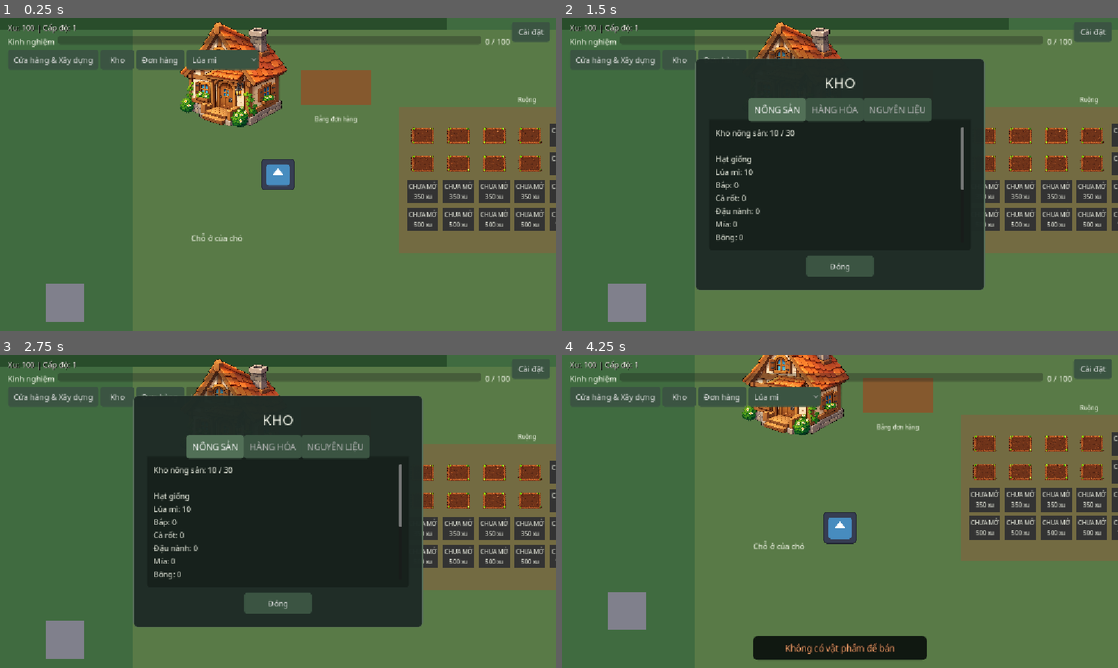
Above: before the commit, frames 1-4 (two rows, left to right).
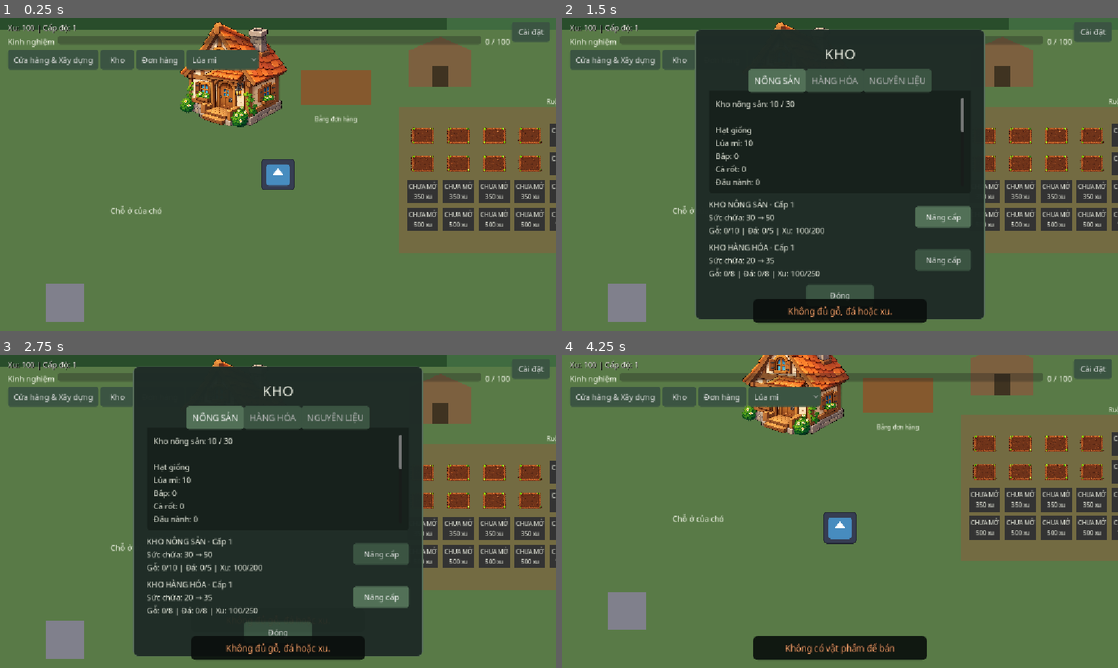
Above: after the commit, the same moments.

Repository: Vanthang19130201/game-nong
Game: Godot game, scene res://main.tscn
The game is run twice, just before and just after one commit, with the same random seed, the same clock (stepped at 60 frames per second) and the same inputs. The engine's default icon, where the game draws it, is replaced by a stand-in: a white triangle on a blue panel in a dark square.
Inputs (mouse positions are in pixels of both pictures, inside the frame that each line leads up to):
- Up to frame 1 (0.25 s): no input
- Up to frame 2 (1.5 s): click "Kho" at 0.5 s; click (945, 218) at 1.25 s, where only the run after the commit has a clickable "Nâng cấp"
- Up to frame 3 (2.75 s): click (383, 596) at 2 s, where only the run after the commit has a clickable "Nâng cấp"
- Up to frame 4 (4.25 s): tap Enter at 2.75 s; move the mouse to (962, 495) at 2.77 s; hold D (move_right) 2.78-3.53 s; hold E (interact) 2.78-3.53 s; click (962, 495) at 2.92 s; tap P (toggle_shop_build) at 3.02, 3.77 s; move the mouse to (728, 527) at 3.52 s; hold S (move_down) from 3.53 s (still down); tap E (interact) at 3.6 s; click (728, 527) at 3.67 s

The runs differ from the first frame. In frame 1, 22% of the frame differs, in the area x 0-100%, y 3-100%; in frame 2, 41%; in frame 3, 41%; in frame 4, 22%.

Commit message:
new status

Diff:
--- a/crop_data.gd
+++ b/crop_data.gd
@@ -5,28 +5,39 @@
 # All crop rules live here. Sell prices must exceed seed prices.
 const CROPS: Dictionary = {
 	"WHEAT": {
+		"category": "food_crop",
 		"name": "Wheat", "unlock_level": 1, "grow_time": 60.0, "starting_seeds": 10,
 		"seed_buy_price": 5, "sell_price": 10, "harvest_exp": 10
 	},
 	"CORN": {
+		"category": "food_crop",
 		"name": "Corn", "unlock_level": 2, "grow_time": 120.0,
 		"seed_buy_price": 10, "sell_price": 22, "harvest_exp": 20
 	},
 	"CARROT": {
+		"category": "food_crop",
 		"name": "Carrot", "unlock_level": 3, "grow_time": 240.0,
 		"seed_buy_price": 15, "sell_price": 35, "harvest_exp": 30
 	},
 	"SOYBEAN": {
+		"category": "animal_feed_crop",
 		"name": "Soybean", "unlock_level": 6, "grow_time": 360.0,
 		"seed_buy_price": 20, "sell_price": 48, "harvest_exp": 40
 	},
 	"SUGARCANE": {
+		"category": "food_crop",
 		"name": "Sugarcane", "unlock_level": 8, "grow_time": 600.0,
 		"seed_buy_price": 25, "sell_price": 65, "harvest_exp": 50
 	},
 	"COTTON": {
+		"category": "industrial_crop",
 		"name": "Cotton", "unlock_level": 12, "grow_time": 900.0,
 		"seed_buy_price": 35, "sell_price": 90, "harvest_exp": 60
+	},
+	"FLAX": {
+		"id": "flax", "category": "industrial_crop",
+		"name": "Flax", "unlock_level": 18, "grow_time": 2700.0,
+		"seed_buy_price": 50, "sell_price": 140, "harvest_exp": 80
 	}
 }
 
--- a/farm_data.gd
+++ b/farm_data.gd
@@ -21,7 +21,7 @@
 	if not (value is Vector2) or not value.is_finite():
 		return false
 	# Keep the full placeholder inside the accessible mainland and out of fields.
-	return Rect2(120, 100, 1560, 1380).has_point(value) and not Rect2(950, 360, 820, 540).has_point(value)
+	return Rect2(120, 100, 1560, 2180).has_point(value) and not Rect2(950, 360, 820, 540).has_point(value)
 const PRICE_TIERS: Array[Dictionary] = [
 	{"last": 8, "price": 0}, {"last": 12, "price": 100},
 	{"last": 16, "price": 200}, {"last": 20, "price": 350},
--- a/hud.gd
+++ b/hud.gd
@@ -478,6 +478,12 @@
 	return reset_confirmation.visible or plot_purchase.visible or tools_unlock_popup.visible
 
 
+func open_warehouse(warehouse: Node) -> void:
+	if not is_instance_valid(warehouse) or blocks_world_input() or not warehouse.can_interact():
+		return
+	_toggle_storage()
+
+
 func _toggle_storage() -> void:
 	if _native_dialog_open():
 		return
--- a/inventory.gd
+++ b/inventory.gd
@@ -41,6 +41,8 @@
 var sugarcane: int = 0
 var cotton_seed: int = 0
 var cotton: int = 0
+var flax_seed: int = 0
+var flax: int = 0
 var coins: int = 100
 var player_exp: int = 0
 var player_level: int = 1
--- a/localization.gd
+++ b/localization.gd
@@ -5,6 +5,8 @@
 	"en": preload("res://localization/en.gd")
 }
 const NAME_KEYS: Dictionary = {
+	"flax": "ITEM_FLAX",
+	"flax seed": "ITEM_FLAX_SEED",
 	"soybean": "ITEM_SOYBEAN",
 	"sugarcane": "ITEM_SUGARCANE",
 	"cotton": "ITEM_COTTON",
--- a/localization/vi.gd
+++ b/localization/vi.gd
@@ -1,6 +1,13 @@
 extends RefCounted
 
 const MESSAGES: Dictionary = {
+    "WAREHOUSE_PROMPT": "[E] Mở Kho",
+    "WAREHOUSE_SILO": "KHO NÔNG SẢN",
+    "WAREHOUSE_BARN": "KHO HÀNG HÓA",
+    "WAREHOUSE_UPGRADE_INFO": "%s · Cấp %d\nSức chứa: %d → %d",
+    "WAREHOUSE_UPGRADE_COST": "Gỗ: %d/%d | Đá: %d/%d | Xu: %d/%d",
+    "ITEM_FLAX": "Cây lanh",
+    "ITEM_FLAX_SEED": "Hạt giống cây lanh",
     "ITEM_SOYBEAN": "Đậu nành",
     "ITEM_SUGARCANE": "Mía",
     "ITEM_COTTON": "Bông",
--- a/main.tscn
+++ b/main.tscn
@@ -19,6 +19,7 @@
 [ext_resource type="Script" uid="uid://dwi3al7wwxxvc" path="res://character_visual.gd" id="92_anim"]
 [ext_resource type="SpriteFrames" path="res://assets/characters/directional_frames.tres" id="93_frames"]
 [ext_resource type="Script" uid="uid://bftdjeeaw3cnf" path="res://building_visual.gd" id="94_building"]
+[ext_resource type="PackedScene" path="res://warehouse.tscn" id="95_warehouse"]
 
 [sub_resource type="RectangleShape2D" id="HouseInteractionShape"]
 size = Vector2(260, 220)
@@ -30,7 +31,7 @@
 size = Vector2(140, 790)
 
 [sub_resource type="RectangleShape2D" id="RiverLowerShape"]
-size = Vector2(140, 690)
+size = Vector2(140, 1490)
 
 [node name="Main" type="Node2D" unique_id=1741138209]
 script = ExtResource("5_farm")
@@ -38,7 +39,7 @@
 [node name="Ground" type="ColorRect" parent="." unique_id=2031795690]
 z_index = -10
 offset_right = 2400.0
-offset_bottom = 1600.0
+offset_bottom = 2400.0
 mouse_filter = 2
 color = Color(0.25, 0.42, 0.25, 1)
 
@@ -50,10 +51,10 @@
 
 [node name="FarmYard" type="ColorRect" parent="." unique_id=209976864]
 z_index = -9
-offset_left = 500.0
+offset_left = 120.0
 offset_top = 300.0
 offset_right = 1740.0
-offset_bottom = 1150.0
+offset_bottom = 1872.0
 mouse_filter = 2
 color = Color(0.35, 0.48, 0.28, 1)
 
@@ -110,10 +111,10 @@
 position = Vector2(920, 420)
 
 [node name="FieldLabel" type="Label" parent="." unique_id=997779398]
-offset_left = 1297.0
-offset_top = 437.0
-offset_right = 1380.0
-offset_bottom = 454.0
+offset_left = 1357.0
+offset_top = 441.0
+offset_right = 1440.0
+offset_bottom = 458.0
 theme_override_font_sizes/font_size = 12
 text = "WORLD_FIELDS"
 
@@ -154,9 +155,10 @@
 position = Vector2(650, 760)
 
 [node name="HomeLabel" type="Label" parent="DogHomePoint" unique_id=287868724]
-offset_left = -30.0
-offset_top = -40.0
-offset_right = 70.0
+offset_left = -197.0
+offset_top = -97.0
+offset_right = -48.0
+offset_bottom = -57.0
 text = "WORLD_DOG_HOME"
 
 [node name="HUD" parent="." unique_id=786439489 instance=ExtResource("4_hud")]
@@ -170,7 +172,7 @@
 limit_left = 0
 limit_top = 0
 limit_right = 2400
-limit_bottom = 1600
+limit_bottom = 2400
 position_smoothing_enabled = true
 
 [node name="Icon" type="Sprite2D" parent="Player" unique_id=1308617484]
@@ -289,7 +291,7 @@
 
 [node name="Placeholder" type="ColorRect" parent="River" unique_id=1528152808]
 offset_right = 140.0
-offset_bottom = 1600.0
+offset_bottom = 2400.0
 mouse_filter = 2
 color = Color(0.12, 0.4, 0.6, 1)
 
@@ -318,7 +320,7 @@
 z_index = -9
 offset_left = 1940.0
 offset_right = 2400.0
-offset_bottom = 1600.0
+offset_bottom = 2400.0
 mouse_filter = 2
 color = Color(0.28, 0.48, 0.4, 1)
 
@@ -346,7 +348,7 @@
 shape = SubResource("RiverUpperShape")
 
 [node name="Lower" type="CollisionShape2D" parent="RiverWalls" unique_id=624944936]
-position = Vector2(1870, 1255)
+position = Vector2(1870, 1655)
 shape = SubResource("RiverLowerShape")
 
 [node name="Bridge" parent="." unique_id=1371928677 instance=ExtResource("11_bridge")]
@@ -357,3 +359,7 @@
 
 [node name="FishMarket" parent="." unique_id=1259020075 instance=ExtResource("15_market")]
 position = Vector2(2190, 980)
+
+[node name="Warehouse" parent="." unique_id=1215524133 instance=ExtResource("95_warehouse")]
+position = Vector2(1136, 375)
+scale = Vector2(0.8, 0.8)
--- a/player.gd
+++ b/player.gd
@@ -3,7 +3,7 @@
 var active_resource: Node = null
 
 @export var speed: float = 200.0
-@export var farm_bounds: Rect2 = Rect2(50, 50, 2300, 1500)
+@export var farm_bounds: Rect2 = Rect2(50, 50, 2300, 2300)
 @onready var hud: Node = get_tree().get_first_node_in_group("farm_hud")
 
 
--- a/storage_panel.gd
+++ b/storage_panel.gd
@@ -1,8 +1,10 @@
 extends PanelContainer
 
 @onready var tabs: TabContainer = $Margin/Content/Tabs
+var upgrade_rows: Dictionary = {}
 
 func _ready() -> void:
+	_create_upgrade_rows()
 	Inventory.inventory_changed.connect(refresh)
 	$Margin/Content/CloseButton.pressed.connect(hide)
 	get_viewport().size_changed.connect(_fit_viewport)
@@ -12,7 +14,7 @@
 
 
 func _fit_viewport() -> void:
-	size = Vector2(600, 480).min(get_viewport_rect().size - Vector2(24, 32))
+	size = Vector2(600, 600).min(get_viewport_rect().size - Vector2(24, 32))
 	position = (get_viewport_rect().size - size) / 2.0
 
 
@@ -34,6 +36,52 @@
 		goods += "\n" + _item_line(item)
 	$Margin/Content/Tabs/Goods/Items.text = goods
 	$Margin/Content/Tabs/Materials/Items.text = _item_line("wood") + "\n" + _item_line("stone")
+	_refresh_upgrades()
+
+
+func _create_upgrade_rows() -> void:
+	var upgrades := VBoxContainer.new()
+	upgrades.name = "StorageUpgrades"
+	upgrades.add_theme_constant_override("separation", 12)
+	var content: VBoxContainer = $Margin/Content
+	content.add_child(upgrades)
+	content.move_child(upgrades, $Margin/Content/CloseButton.get_index())
+	for storage in ["silo", "barn"]:
+		var row := HBoxContainer.new()
+		row.add_theme_constant_override("separation", 12)
+		var label := Label.new()
+		label.custom_minimum_size.x = 140
+		label.size_flags_horizontal = Control.SIZE_EXPAND_FILL
+		label.autowrap_mode = TextServer.AUTOWRAP_WORD_SMART
+		row.add_child(label)
+		var button := Button.new()
+		button.text = tr("UI_UPGRADE")
+		button.focus_mode = Control.FOCUS_NONE
+		button.custom_minimum_size = Vector2(116, 44)
+		button.size_flags_vertical = Control.SIZE_SHRINK_CENTER
+		button.pressed.connect(_upgrade.bind(storage))
+		row.add_child(button)
+		upgrades.add_child(row)
+		upgrade_rows[storage] = {"label": label, "button": button}
+
+
+func _refresh_upgrades() -> void:
+	for storage in upgrade_rows:
+		var cost: Dictionary = Inventory.next_upgrade(storage)
+		var level: int = Inventory.get(storage + "_level")
+		var capacity: int = Inventory.get(storage + "_capacity")
+		var title: String = tr("WAREHOUSE_SILO") if storage == "silo" else tr("WAREHOUSE_BARN")
+		var label: Label = upgrade_rows[storage]["label"]
+		label.text = tr("WAREHOUSE_UPGRADE_INFO") % [title, level, capacity, maxi(capacity, cost.get("capacity", capacity))]
+		upgrade_rows[storage]["button"].disabled = cost.is_empty()
+		if cost.is_empty():
+			label.text += "\n" + tr("UI_MAX_LEVEL")
+		else:
+			label.text += "\n" + tr("WAREHOUSE_UPGRADE_COST") % [Inventory.wood, cost["wood"], Inventory.stone, cost["stone"], Inventory.coins, cost["coins"]]
+
+
+func _upgrade(storage: String) -> void:
+	Inventory.upgrade_structure(storage)
 
 
 func _item_line(item: String, display_name: String = "") -> String:
--- a/tests/crop_expansion_test.gd
+++ b/tests/crop_expansion_test.gd
@@ -3,7 +3,7 @@
 var inv: Node
 var manager: Node
 var farm: Node
-const NEW_CROPS: Array = ["SOYBEAN", "SUGARCANE", "COTTON"]
+const NEW_CROPS: Array = ["SOYBEAN", "SUGARCANE", "COTTON", "FLAX"]
 
 func _initialize() -> void:
 	call_deferred("run_checks")
@@ -32,17 +32,21 @@
 	match stage:
 		"crop_core":
 			check(manager.reset_game(), "reset fixture")
-			var times: Array = [60,120,240,360,600,900]
-			for i in range(6):
+			var times: Array = [60,120,240,360,600,900,2700]
+			var categories: Array = ["food_crop", "food_crop", "food_crop", "animal_feed_crop", "food_crop", "industrial_crop", "industrial_crop"]
+			for i in range(7):
 				check(inv.CropData.grow_seconds(inv.CropData.CROPS.keys()[i]) == times[i], "production crop times")
-			check(farm.get_node("HUD").crop_selector.item_count == 6 and inv.SILO_ITEMS.size() == 12, "six crop UI and storage")
+				check(inv.CropData.CROPS.values()[i]["category"] == categories[i], "crop categories")
+			check(farm.get_node("HUD").crop_selector.item_count == 7 and inv.SILO_ITEMS.size() == 14, "seven crop UI and storage")
+			check(inv.CropData.CROPS["FLAX"]["id"] == "flax" and tr("ITEM_FLAX") == "Cây lanh", "Flax ID and Vietnamese name")
+			check(inv.flax_seed == 0 and inv.flax == 0, "default Flax inventory")
 			inv.coins = 10000
 			inv.tools_unlock_notified = true
-			var levels: Array = [6,8,12]
-			var buys: Array = [20,25,35]
-			var sells: Array = [48,65,90]
+			var levels: Array = [6,8,12,18]
+			var buys: Array = [20,25,35,50]
+			var sells: Array = [48,65,90,140]
 			inv.CropData.crop_time_scale = 0.1
-			for i in range(3):
+			for i in range(4):
 				var crop: String = NEW_CROPS[i]
 				var item: String = crop.to_lower()
 				inv.player_level = levels[i]-1
@@ -67,6 +71,7 @@
 				plot.harvest()
 				plot.harvest()
 				check(inv.get(item) == 1, "harvest once")
+				check(hud.storage_panel.get_node("Margin/Content/Tabs/Produce/Items").text.contains(root.get_node("Localization").display_name(crop) + ": 1"), "new crop storage label")
 				coins = inv.coins
 				check(inv.sell_crop(crop) and inv.coins == coins+sells[i] and inv.get(item) == 0, "new crop sell")
 			inv.CropData.crop_time_scale = 1.0
@@ -75,10 +80,10 @@
 				check(inv.get(crop.to_lower()) == 0 and inv.get(crop.to_lower()+"_seed") == 0, "new crop defaults")
 		"crop_write":
 			check(manager.reset_game(), "offline fixture")
-			inv.player_level = 12
+			inv.player_level = 18
 			inv.tools_unlock_notified = true
 			inv.coins = 10000
-			for i in range(3):
+			for i in range(4):
 				var crop: String = NEW_CROPS[i]
 				check(inv.buy_seed(crop) and inv.select_crop(crop), "offline seeds")
 				var plot = manager.plots["soil_0"+str(i+1)]
@@ -87,9 +92,10 @@
 					plot.ready_at = Time.get_unix_time_from_system()-1
 				plot.planted_at = plot.ready_at-360
 			inv.cotton_seed = 2
+			inv.flax_seed = 2
 			check(manager.save_game(), "persist new crops")
 		"crop_read", "crop_again":
-			check(inv.selected_crop == "COTTON" and inv.cotton_seed == 2, "selection and inventory restored")
+			check(inv.selected_crop == "FLAX" and inv.cotton_seed == 2 and inv.flax_seed == 2, "selection and inventory restored")
 			var first = manager.plots["soil_01"]
 			if stage == "crop_read":
 				check(first.state == 2 and first.crop_type == "SOYBEAN", "offline ready")
@@ -99,7 +105,7 @@
 			first.harvest()
 			check(inv.soybean == 1, "no duplicate reload reward")
 			inv.CropData.crop_time_scale = 0.1
-			for id in ["soil_02", "soil_03"]:
+			for id in ["soil_02", "soil_03", "soil_04"]:
 				var plot = manager.plots[id]
 				var ready: float = disk().get_value(id, "ready_at")
 				plot.restore_save_data(manager.saved_plots[id])
--- a/tests/gameplay_regression_test.gd
+++ b/tests/gameplay_regression_test.gd
@@ -31,7 +31,7 @@
 	var player = main.get_node("Player")
 	await create_timer(0.1).timeout
 	assert(manager.reset_game())
-	assert(get_nodes_in_group("farm_interactables").size() == 48)
+	assert(get_nodes_in_group("farm_interactables").size() == 49)
 	for plot in manager.plots.values():
 		if not plot.is_unlocked():
 			continue
--- /dev/null
+++ b/tests/warehouse_test.gd
@@ -0,0 +1,126 @@
+extends SceneTree
+
+var inv: Node
+var manager: Node
+var farm: Node
+
+func _initialize() -> void:
+	call_deferred("run_checks")
+
+func check(value: bool, message: String) -> void:
+	if not value:
+		push_error("TEST FAILED: " + message)
+		quit(1)
+		assert(value, message)
+
+func key(code: int) -> void:
+	var event := InputEventKey.new()
+	event.keycode = code
+	event.physical_keycode = code
+	event.pressed = true
+	Input.parse_input_event(event)
+	await create_timer(0.05).timeout
+	event = InputEventKey.new()
+	event.keycode = code
+	event.physical_keycode = code
+	Input.parse_input_event(event)
+	await create_timer(0.05).timeout
+
+func disk() -> ConfigFile:
+	var data := ConfigFile.new()
+	check(data.load(manager.SAVE_PATH) == OK, "save readable")
+	return data
+
+func run_checks() -> void:
+	await process_frame
+	inv = root.get_node("Inventory")
+	manager = root.get_node("SaveManager")
+	check(manager.SAVE_PATH == "res://test-save.cfg", "isolated save only")
+	farm = load("res://main.tscn").instantiate()
+	root.add_child(farm)
+	current_scene = farm
+	await create_timer(0.1).timeout
+	var warehouse = farm.get_node("Warehouse")
+	var hud = farm.get_node("HUD")
+	var player = farm.get_node("Player")
+	var panel = hud.storage_panel
+	check(warehouse.visible and player.farm_bounds.has_point(warehouse.position), "permanent Warehouse inside farm")
+	var stage: String = OS.get_cmdline_user_args()[0]
+	match stage:
+		"warehouse_core":
+			check(manager.reset_game(), "reset fixture")
+			check(farm.get_node("Ground").size == Vector2(2400,2400) and player.get_node("Camera2D").limit_bottom == 2400, "expanded ground and camera")
+			var yard = farm.get_node("FarmYard")
+			check(yard.get_rect().has_point(Vector2(200,600)) and yard.get_rect().has_point(Vector2(1500,2200)), "visible farm yard covers west and south expansion")
+			check(farm.get_node("Bridge").position == Vector2(1870,850) and farm.get_node("FishingSpot").position == Vector2(2020,980), "fishing locations unchanged")
+			player.position = Vector2(300,400)
+			await create_timer(0.1).timeout
+			check(not warehouse.can_interact() and warehouse.get_node("Visuals/Prompt").text.is_empty(), "no permanent prompt or distant access")
+			hud.open_warehouse(warehouse)
+			check(not panel.visible, "cannot open remotely")
+			player.position = warehouse.position + Vector2(0,90)
+			await create_timer(0.1).timeout
+			check(warehouse.can_interact() and warehouse.get_node("Visuals/Prompt").text == "[E] Mở Kho", "nearby interaction range")
+			await key(KEY_E)
+			check(panel.visible and hud.blocks_world_input() and not hud.house_panel.visible and not hud.shop_build_panel.visible, "E opens one shared Storage modal")
+			var seeds: int = inv.wheat_seed
+			await key(KEY_E)
+			check(panel.visible and inv.wheat_seed == seeds, "spam E blocked behind Warehouse panel")
+			var position_before: Vector2 = player.position
+			Input.action_press("move_down")
+			await create_timer(0.1).timeout
+			Input.action_release("move_down")
+			check(player.position == position_before, "world movement locked")
+			check(panel.tabs.get_tab_count() == 3, "three existing inventory tabs")
+			check(inv.add_item("flax",1) and inv.add_item("bread",1), "existing crop/goods inventory")
+			check(panel.get_node("Margin/Content/Tabs/Produce/Items").text.contains("Cây lanh: 1") and panel.get_node("Margin/Content/Tabs/Goods/Items").text.contains("Bánh mì: 1"), "same inventory updates immediately")
+			inv.wood = 100
+			inv.stone = 100
+			inv.coins = 10000
+			inv.inventory_changed.emit()
+			panel.upgrade_rows["silo"]["button"].pressed.emit()
+			check(inv.silo_level == 2 and inv.silo_capacity == 50 and inv.wood == 90 and inv.stone == 95 and inv.coins == 9800, "Silo exact existing upgrade")
+			check(panel.upgrade_rows["silo"]["label"].text.contains("50 → 80") and disk().get_value("upgrades","silo_level") == 2, "upgrade UI and autosave")
+			panel.upgrade_rows["barn"]["button"].pressed.emit()
+			check(inv.barn_level == 2 and inv.barn_capacity == 35 and inv.wood == 82 and inv.stone == 87 and inv.coins == 9550, "Barn exact existing upgrade")
+			inv.wood = 0
+			inv.stone = 0
+			inv.coins = 0
+			panel.upgrade_rows["barn"]["button"].pressed.emit()
+			check(inv.barn_level == 2 and inv.coins == 0 and inv.wood == 0, "failed upgrade changes nothing")
+			await key(KEY_ESCAPE)
+			check(not panel.visible and not hud.blocks_world_input(), "ESC closes Warehouse")
+			await key(KEY_TAB)
+			check(panel.visible, "Tab opens same panel")
+			await key(KEY_P)
+			check(not panel.visible and hud.shop_build_panel.visible, "P replaces Warehouse modal")
+			await key(KEY_ESCAPE)
+			player.position = Vector2(800,1900)
+			Input.action_press("move_down")
+			await create_timer(0.2).timeout
+			Input.action_release("move_down")
+			check(player.position.y > 1920, "south expansion accessible")
+			player.position = Vector2(1755,2150)
+			Input.action_press("move_right")
+			await create_timer(0.5).timeout
+			Input.action_release("move_right")
+			check(player.position.x < 1800 and not inv.fishing_unlocked, "extended river blocks level-1 bypass")
+			root.size = Vector2i(360,640)
+			await create_timer(0.1).timeout
+			panel._fit_viewport()
+			var available: Vector2 = panel.get_viewport_rect().size - Vector2(24,32)
+			check(panel.size.x <= available.x and panel.size.y <= available.y, "upgrade panel fits mobile viewport")
+			check(manager.reset_game() and warehouse.visible and inv.silo_level == 1 and inv.barn_level == 1, "reset keeps Warehouse and resets upgrades")
+		"warehouse_write":
+			check(manager.reset_game(), "save fixture")
+			inv.coins = 4321
+			inv.flax_seed = 3
+			farm.get_node("House").position = Vector2(650,400)
+			inv.inventory_changed.emit()
+			check(not disk().has_section("warehouse"), "no duplicate Warehouse inventory/save section")
+		"warehouse_read":
+			check(inv.coins == 4321 and inv.flax_seed == 3 and farm.get_node("House").position == Vector2(650,400), "existing values and building positions preserved")
+			check(warehouse.visible, "Warehouse always present after load")
+			check(manager.reset_game() and warehouse.visible and inv.coins == 100, "clean reset keeps default Warehouse")
+	print("PASS: " + stage)
+	quit()
--- /dev/null
+++ b/warehouse.gd
@@ -0,0 +1,15 @@
+extends Area2D
+
+func _ready() -> void:
+	add_to_group("farm_interactables")
+
+func can_interact() -> bool:
+	for body in get_overlapping_bodies():
+		if body.is_in_group("farm_player"):
+			return true
+	return false
+
+func interact(_player: Node2D = null) -> void:
+	var hud = get_tree().get_first_node_in_group("farm_hud")
+	if can_interact() and hud != null and not hud.blocks_world_input():
+		hud.open_warehouse(self)
--- /dev/null
+++ b/warehouse.tscn
@@ -0,0 +1,37 @@
+[gd_scene format=3]
+
+[ext_resource type="Script" path="res://warehouse.gd" id="1"]
+[ext_resource type="Script" path="res://warehouse_visual.gd" id="2"]
+[sub_resource type="RectangleShape2D" id="Range"]
+size = Vector2(250, 220)
+[sub_resource type="RectangleShape2D" id="Body"]
+size = Vector2(150, 100)
+
+[node name="Warehouse" type="Area2D"]
+z_index = 1
+script = ExtResource("1")
+
+[node name="CollisionShape2D" type="CollisionShape2D" parent="."]
+shape = SubResource("Range")
+
+[node name="Body" type="StaticBody2D" parent="."]
+[node name="CollisionShape2D" type="CollisionShape2D" parent="Body"]
+shape = SubResource("Body")
+
+[node name="Visuals" type="Node2D" parent="."]
+script = ExtResource("2")
+[node name="BuildingSprite" type="Sprite2D" parent="Visuals"]
+[node name="Placeholder" type="Polygon2D" parent="Visuals"]
+polygon = PackedVector2Array(-80, 55, -80, -40, 0, -75, 80, -40, 80, 55)
+color = Color(0.49, 0.38, 0.25, 1)
+[node name="Door" type="Polygon2D" parent="Visuals/Placeholder"]
+polygon = PackedVector2Array(-20, 55, -20, 0, 20, 0, 20, 55)
+color = Color(0.25, 0.2, 0.13, 1)
+[node name="Prompt" type="Label" parent="Visuals"]
+offset_left = -110.0
+offset_top = -100.0
+offset_right = 110.0
+offset_bottom = -76.0
+theme_override_font_sizes/font_size = 14
+horizontal_alignment = 1
+mouse_filter = 2
--- /dev/null
+++ b/warehouse_visual.gd
@@ -0,0 +1,13 @@
+extends Node2D
+
+@export var warehouse_texture: Texture2D
+
+func _ready() -> void:
+	$BuildingSprite.texture = warehouse_texture
+	$BuildingSprite.visible = warehouse_texture != null
+	$Placeholder.visible = warehouse_texture == null
+	if warehouse_texture != null:
+		$BuildingSprite.scale = Vector2(160, 110) / warehouse_texture.get_size()
+
+func _process(_delta: float) -> void:
+	$Prompt.text = tr("WAREHOUSE_PROMPT") if get_parent().can_interact() else ""
Not shown, added: tests/warehouse_test.gd.uid
Not shown, added: warehouse.gd.uid
Not shown, added: warehouse_visual.gd.uid
Not shown, changed: tests/run_core_stability.ps1
